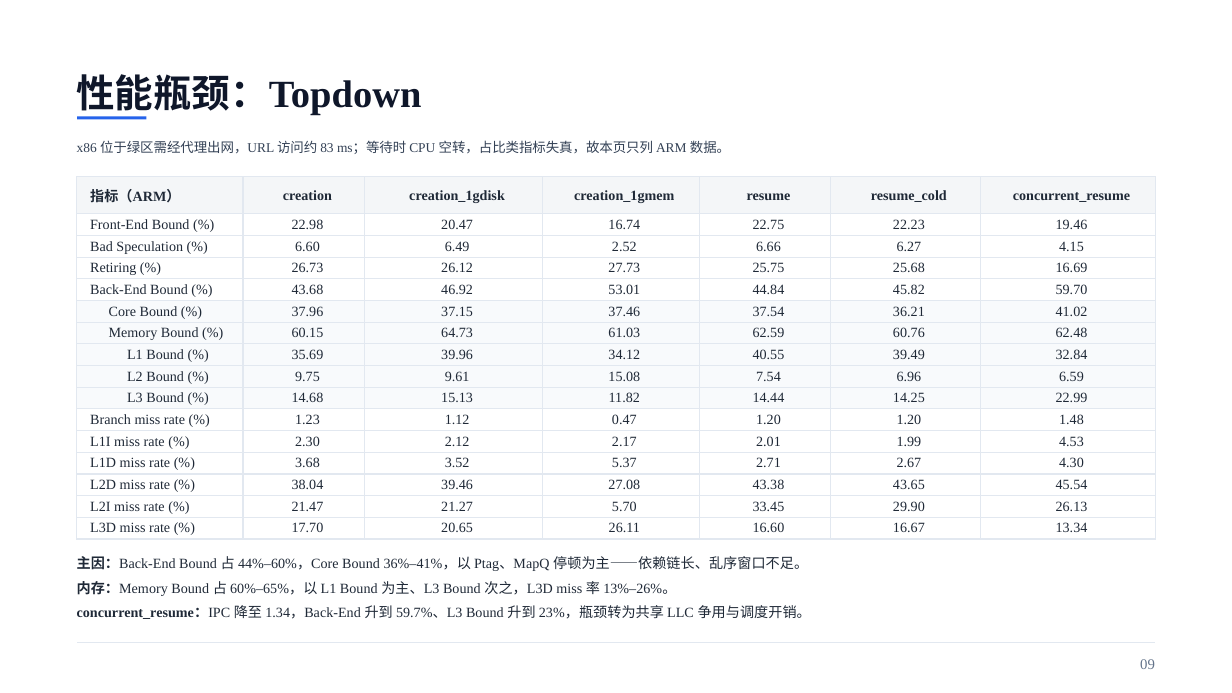
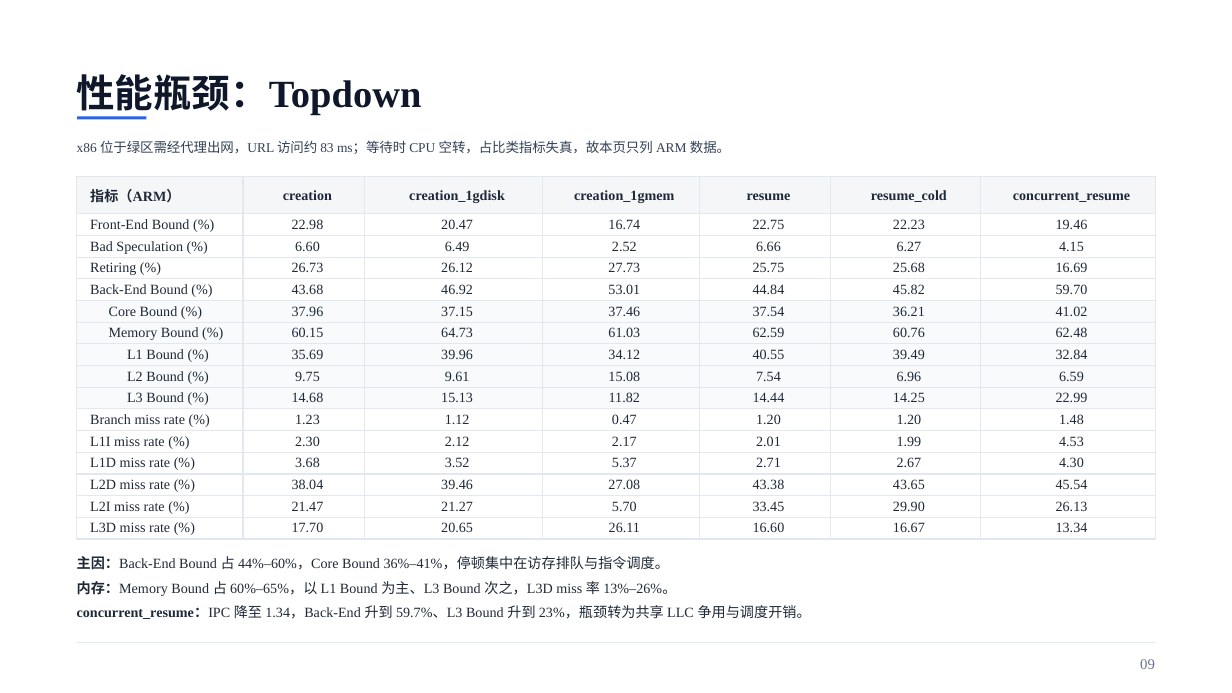
Before and after one commit to liushiqin-647/aenv, a slide deck: slide 9 of agentenv_20261102_polished.pptx. Drawn at 1232x693 pixels with LibreOffice and Linux fonts; fonts in the diff are those of the drawing. Boxes give left, top, right and bottom in pixels: in the first picture for what was removed or moved away, otherwise in the second. Text is boxed around its words. In the diff, an @@ line names an element or a change of style, - is before the commit and + after.

Commit message:
docs: 修正第 8–13 页指标口径与表述
波动仅保留百分比范围；补充 pgpgin/pgpgout 与 majflt 的口径说明；修正 PGO 列名（AgentENV 恒开 PGO，只切换 Firecracker）及对应说明；收益结论统一改为「波动掩盖、无法辨识」；第 9 页停顿归因去掉微架构术语。

```diff
--- a/agentenv_20261102_polished.pptx
+++ b/agentenv_20261102_polished.pptx
@@ text at (77,556,669,570): text changed @@
-主因：Back-End Bound 占 44%–60%，Core Bound 36%–41%，以 Ptag、MapQ 停顿为主——依赖链长、乱序窗口不足。
+主因：Back-End Bound 占 44%–60%，Core Bound 36%–41%，停顿集中在访存排队与指令调度。
```
Also in this commit, not shown: 4 other slides changed.
